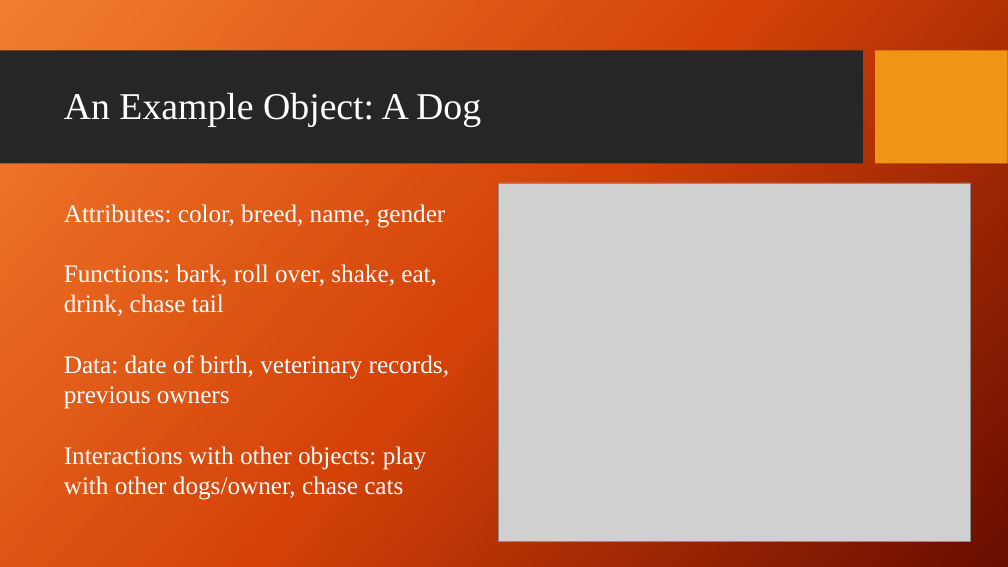
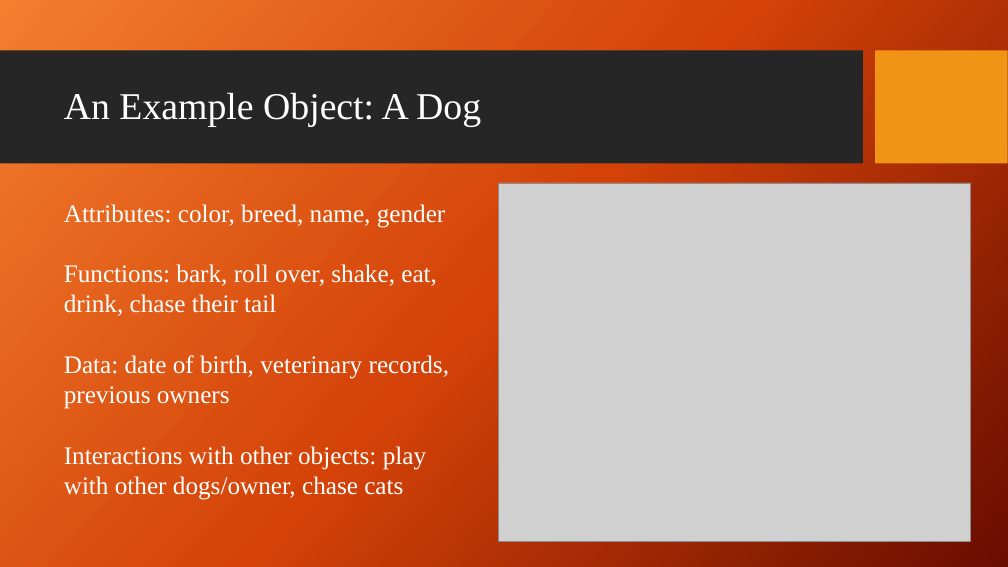
Before and after one commit to giganano/PythonBootcamp, a slide deck: slide 5 of slides/classes.pptx. Drawn at 1008x567 pixels with LibreOffice and Linux fonts; fonts in the diff are those of the drawing; grey boxes stand for pictures; background and template pictures are left out. Boxes give left, top, right and bottom in pixels: in the first picture for what was removed or moved away, otherwise in the second. Text is boxed around its words. In the diff, an @@ line names an element or a change of style, - is before the commit and + after.

```diff
--- a/slides/classes.pptx
+++ b/slides/classes.pptx
@@ text at (64,264,437,316): text changed @@
-Functions: bark, roll over, shake, eat, drink, chase tail
+Functions: bark, roll over, shake, eat, drink, chase their tail
```
Also in this commit, not shown: 2 other slides changed, 1 other file.
